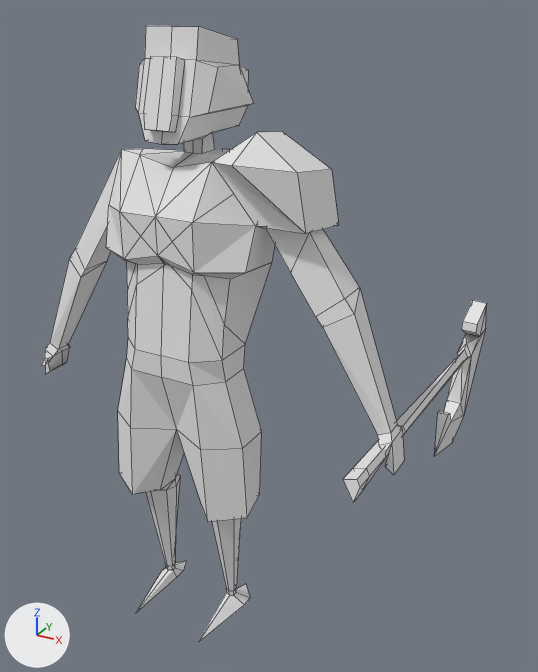
Before and after pictures for a commit that changed the Blender file models/working_art/player.blend.
One viewpoint serves both versions: a 50 mm lens placed at (1.3, -1.79, 2.05), pointed at (0.02, 0.53, 0.88). Lighting does not change. The marker at lower left points along +X, +Y and +Z. Mesh edges are drawn as thin lines.

The first picture shows 'axe', 'player'.
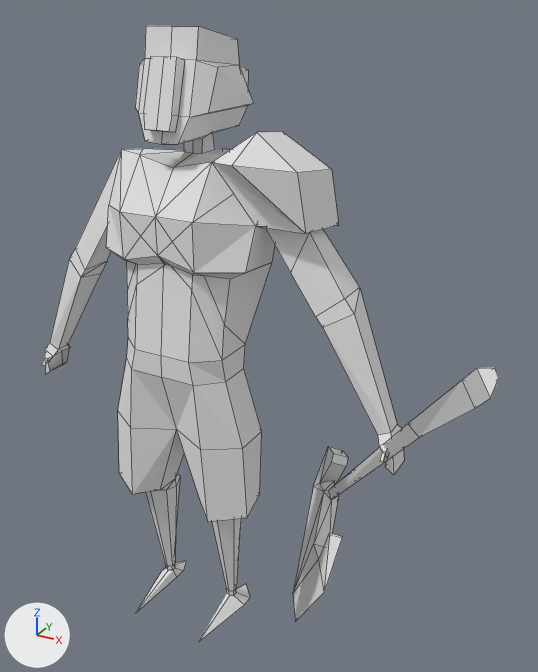
Where the newer file only moved an object's origin or applied its transform, the numbers keep the older frame.

Boxes [x1, y1, x2, y2] around the edits, measured in the pictures (538 x 672 px):
'axe', reshaped (43% wider, 26% taller): before [343, 300, 487, 502]; after [293, 368, 499, 622]

Diff of the bpy script that builds the scene:
```diff
--- a/models/working_art/player.blend.py
+++ b/models/working_art/player.blend.py
@@ me_cylinder_001 @@
 me_cylinder_001.from_pydata(...)  # 41 vertices, 49 faces; spans x -4.2..9.2, y -1.1..0.1, z -5.8..27.8
 # used by ob_axe; location = (0.641, 0.101, 0.821); rotation_euler = (-0.296, 1.745, 1.327), in degrees (-17, 100, 76); scale = (0.0536, 0.0536, 0.0536)
+# me_cylinder_001 part 1: the whole mesh is multiplied about its middle by the matrix ((0.766, -0.168, 0.621), (-0.127, 0.906, 0.403), (-0.631, -0.387, 0.673)), then moved by (1.5, 0.7, -10.8)
 me_cylinder_001.materials.append(mat_uv_1)
```
